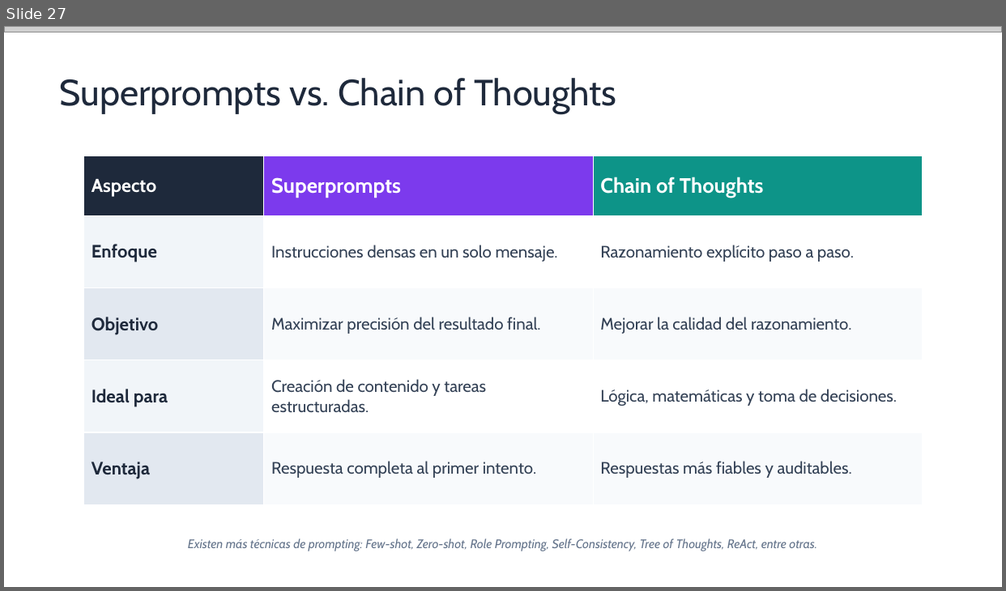
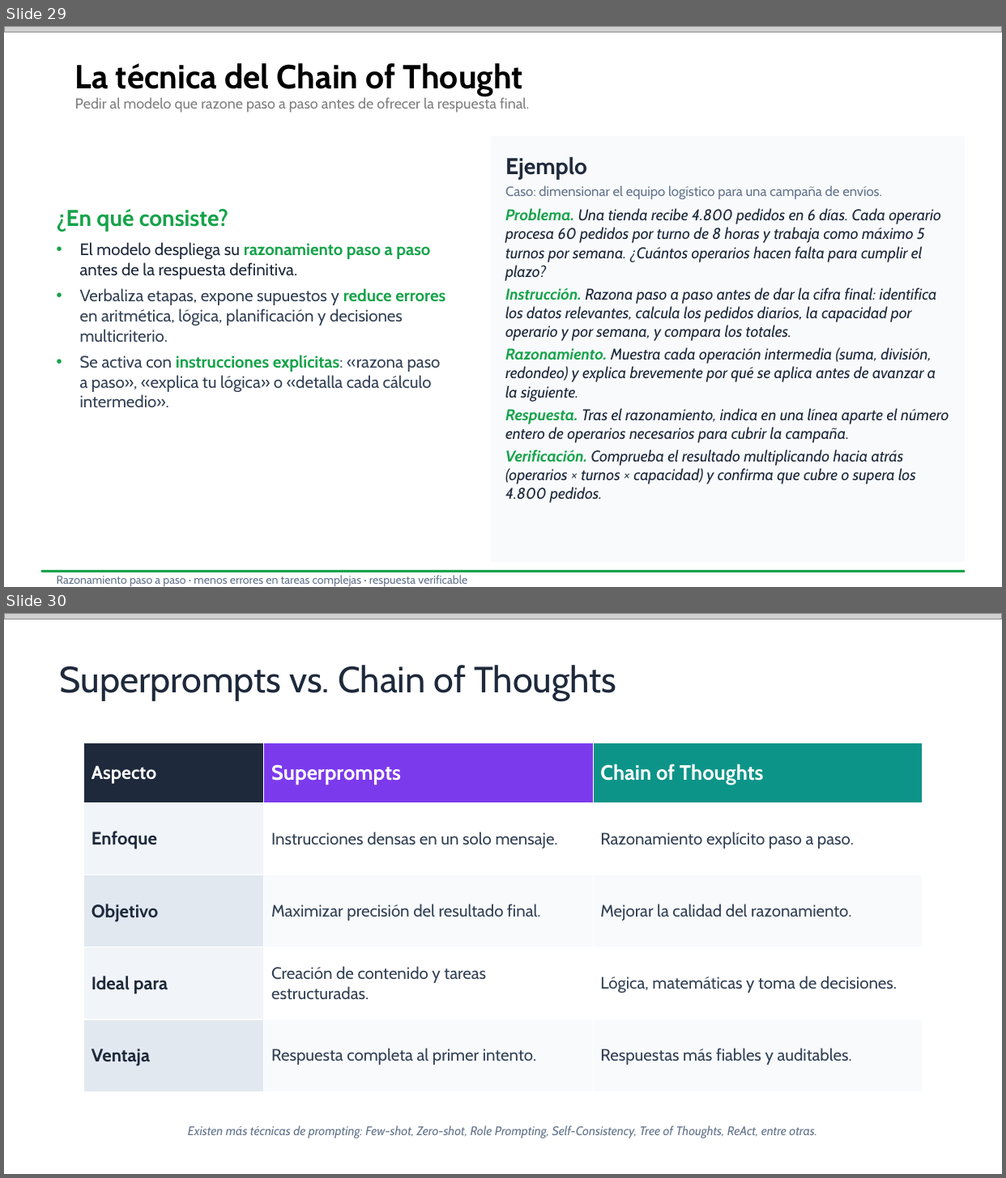
Before and after one commit to quizeth/Labs, a slide deck: IA y Copilot para business professionals/IA Generativa y Microsoft Copilot para profesionales.pptx. Shown one above the other, each under a label of ours: slide 27 before the commit, slides 29 and 30 after it. The pictures are 1006x591 and 1006x1178 pixels, drawn with LibreOffice and Linux fonts; fonts in the diff are those of the drawing; grey boxes stand for pictures. Boxes give left, top, right and bottom in pixels: in the first picture for what was removed or moved away, otherwise in the second. Text is boxed around its words. In the diff, an @@ line names an element or a change of style, - is before the commit and + after.

```diff
--- a/IA y Copilot para business professionals/IA Generativa y Microsoft Copilot para profesionales.pptx
+++ b/IA y Copilot para business professionals/IA Generativa y Microsoft Copilot para profesionales.pptx
@@ slide 29 added at (4,26,1002,587), background #FFFFFF @@
@@ picture added at (4,26,1002,32) @@
@@ text added at (75,63,523,96), 32 pt, text #000000, bold @@
+La técnica del Chain of Thought
@@ text added at (75,96,529,113), 14 pt, text #808080 @@
+Pedir al modelo que razone paso a paso antes de ofrecer la respuesta final.
@@ rectangle added at (491,137,965,563), fill #F8FAFC @@
@@ text added at (505,157,948,503), 15 pt, text #1E293B, italic @@
+Ejemplo
+Caso: dimensionar el equipo logístico para una campaña de envíos.
+Problema. Una tienda recibe 4.800 pedidos en 6 días. Cada operario procesa 60 pedidos por turno de 8 horas y trabaja como máximo 5 turnos por semana. ¿Cuántos operarios hacen falta para cumplir el plazo?
+Instrucción. Razona paso a paso antes de dar la cifra final: identifica los datos relevantes, calcula los pedidos diarios, la capacidad por operario y por semana, y compara los totales.
+Razonamiento. Muestra cada operación intermedia (suma, división, redondeo) y explica brevemente por qué se aplica antes de avanzar a la siguiente.
+Respuesta. Tras el razonamiento, indica en una línea aparte el número entero de operarios necesarios para cubrir la campaña.
+Verificación. Comprueba el resultado multiplicando hacia atrás (operarios × turnos × capacidad) y confirma que cubre o supera los 4.800 pedidos.
@@ text added at (57,209,445,408), 16 pt, text #334155 @@
+¿En qué consiste?
+• El modelo despliega su razonamiento paso a paso antes de la respuesta definitiva.
+• Verbaliza etapas, expone supuestos y reduce errores en aritmética, lógica, planificación y decisiones multicriterio.
+• Se activa con instrucciones explícitas: «razona paso a paso», «explica tu lógica» o «detalla cada cálculo intermedio».
@@ rectangle added at (41,570,965,573), fill #16A34A @@
@@ text added at (57,575,467,587), 11 pt, text #64748B @@
+Razonamiento paso a paso · menos errores en tareas complejas · respuesta verificable
@@ what was slide 27 is now slide 30 @@
```
Also in this commit, not shown: 9 slides changed, 8 other slides added, 2 slides removed.
